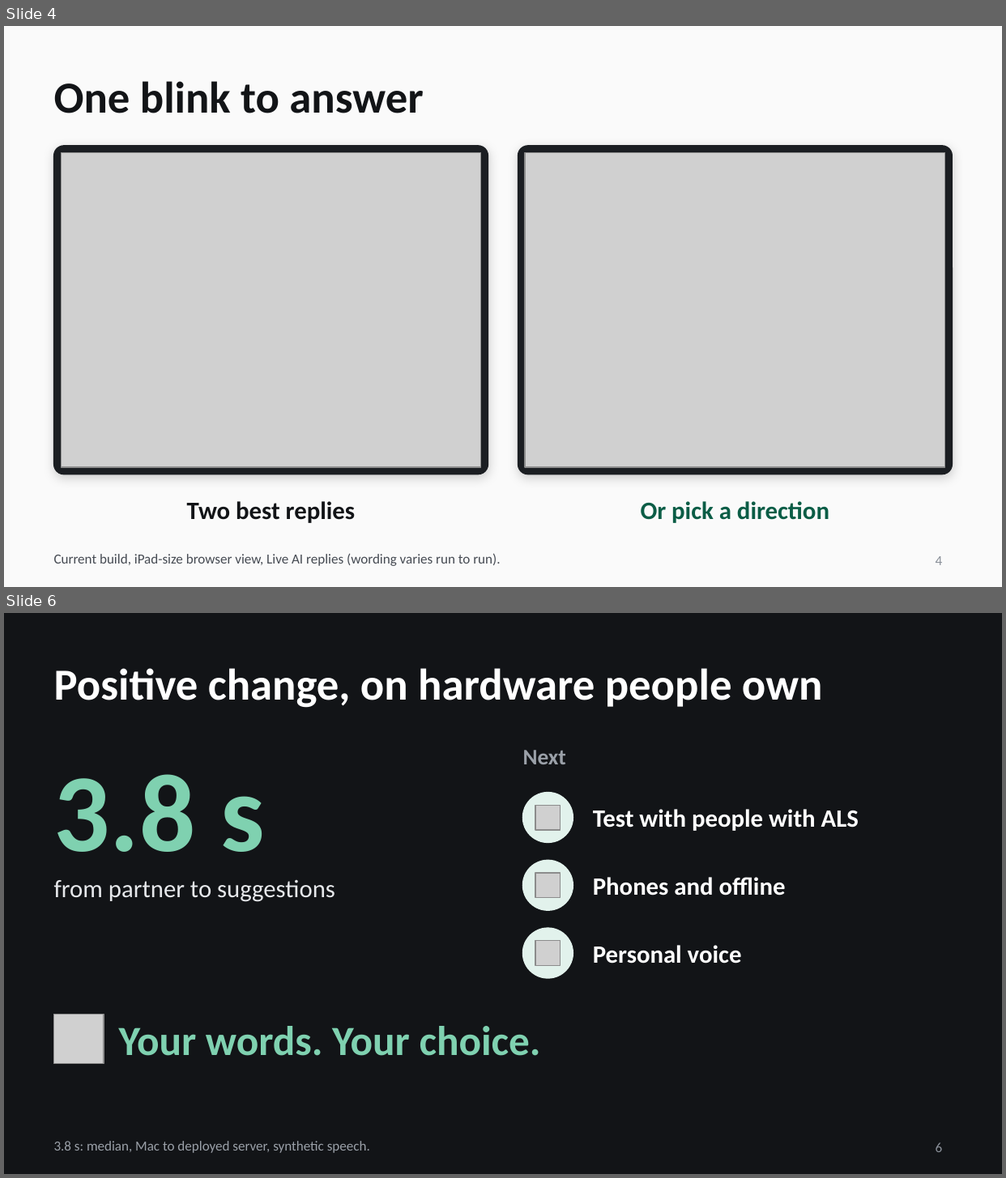
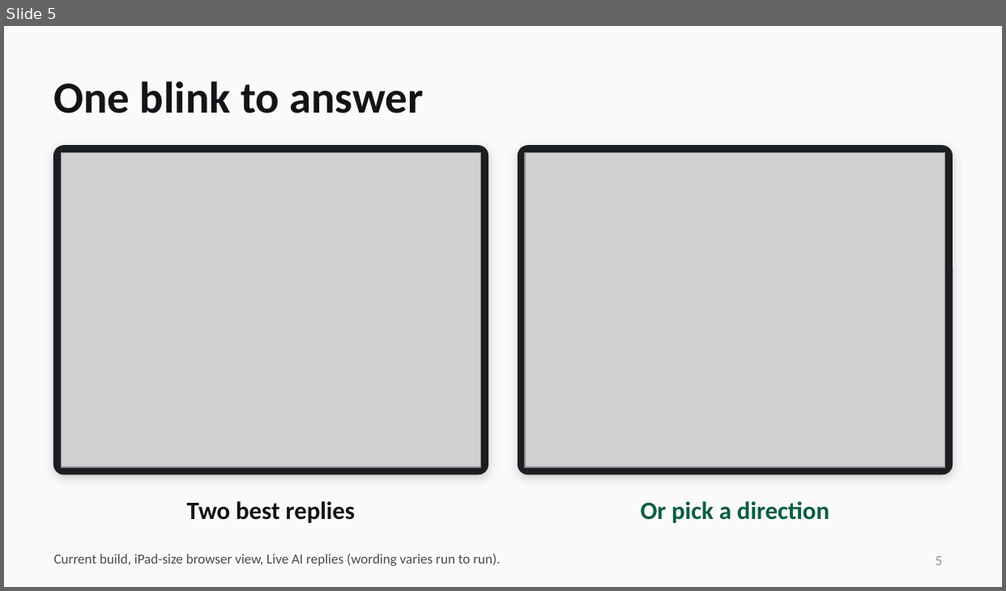
Before and after one commit to LiamHoweth/HACKATHON, a slide deck: docs/deck/final/Still_Here_6.pptx. Shown one above the other, each under a label of ours: slides 4 and 6 before the commit, slide 5 after it; the slides between them are not shown. The pictures are 1006x1178 and 1006x591 pixels, drawn with LibreOffice and Linux fonts; fonts in the diff are those of the drawing; grey boxes stand for pictures; background and template pictures are left out. Boxes give left, top, right and bottom in pixels: in the first picture for what was removed or moved away, otherwise in the second. Text is boxed around its words. In the diff, an @@ line names an element or a change of style, - is before the commit and + after.

```diff
--- a/docs/deck/final/Still_Here_6.pptx
+++ b/docs/deck/final/Still_Here_6.pptx
@@ slide 6 removed at (x1=4, y1=613, x2=1002, y2=1174), background #121417 @@
@@ title removed at (x1=54, y1=668, x2=823, y2=708) @@
-Positive change, on hardware people own
@@ text removed at (x1=523, y1=750, x2=566, y2=764) @@
-Next
@@ text removed at (x1=54, y1=774, x2=265, y2=852) @@
-3.8 s
@@ ellipse removed at (x1=523, y1=793, x2=573, y2=842) @@
@@ picture removed at (x1=536, y1=806, x2=560, y2=831) @@
@@ text removed at (x1=593, y1=809, x2=859, y2=831) @@
-Test with people with ALS
@@ text removed at (x1=54, y1=879, x2=335, y2=902) @@
-from partner to suggestions
@@ ellipse removed at (x1=523, y1=861, x2=573, y2=910) @@
@@ picture removed at (x1=536, y1=872, x2=560, y2=897) @@
@@ text removed at (x1=593, y1=877, x2=786, y2=896) @@
-Phones and offline
@@ ellipse removed at (x1=523, y1=928, x2=573, y2=978) @@
@@ picture removed at (x1=536, y1=941, x2=560, y2=966) @@
@@ text removed at (x1=593, y1=945, x2=742, y2=964) @@
-Personal voice
@@ picture removed at (x1=54, y1=1014, x2=104, y2=1064) @@
@@ text removed at (x1=119, y1=1026, x2=541, y2=1056) @@
-Your words. Your choice.
@@ text removed at (x1=54, y1=1141, x2=370, y2=1153) @@
-3.8 s: median, Mac to deployed server, synthetic speech.
@@ page number removed at (x1=936, y1=1143, x2=943, y2=1152) @@
-6
@@ what was slide 4 is now slide 5 @@
@@ page number at (x1=936, y1=557, x2=943, y2=565): text changed @@
-4
+5
```
Also in this commit, not shown: 1 slide changed, 2 slides added, 1 other slide removed, 1 other file.
